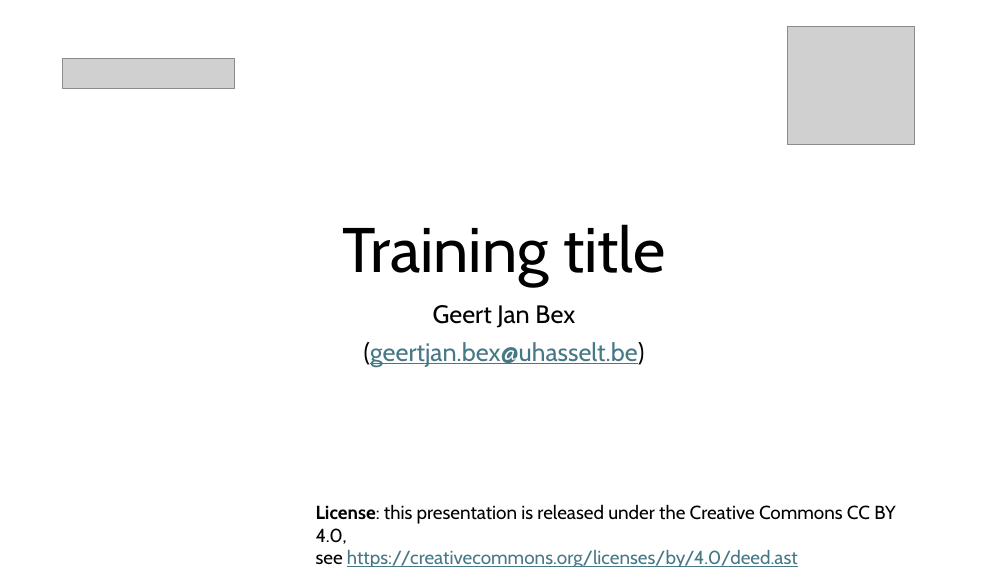
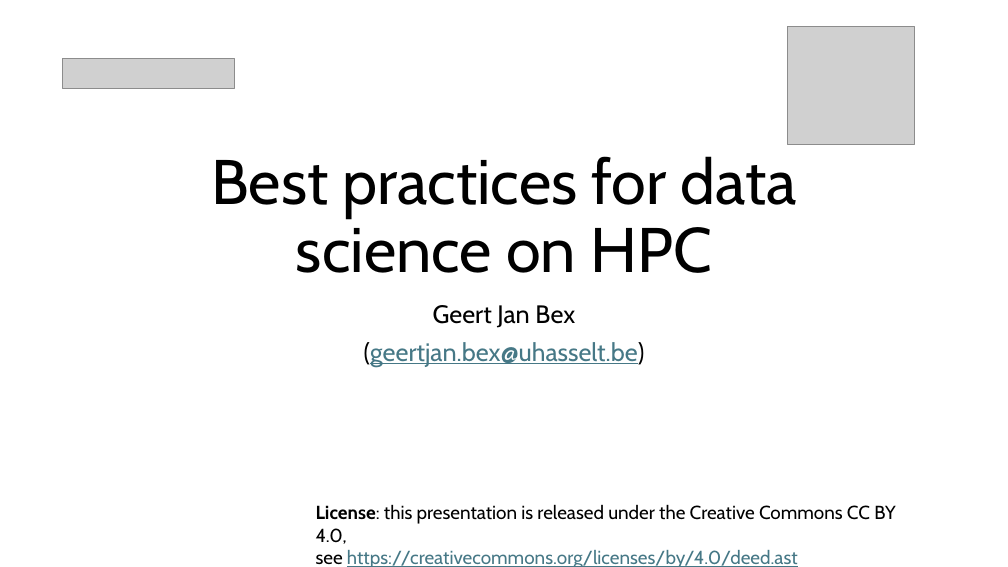
Before and after one commit to gjbex/Best-practices-for-data-science-on-HPC, a slide deck: slide 1 of best_practices_for_data_science_on_hpc.pptx. Drawn at 1008x567 pixels with LibreOffice and Linux fonts; fonts in the diff are those of the drawing; grey boxes stand for pictures. Boxes give left, top, right and bottom in pixels: in the first picture for what was removed or moved away, otherwise in the second. Text is boxed around its words. In the diff, an @@ line names an element or a change of style, - is before the commit and + after.

```diff
--- a/best_practices_for_data_science_on_hpc.pptx
+++ b/best_practices_for_data_science_on_hpc.pptx
@@ title at (211, 156, 797, 273): text changed @@
-Training title
+Best practices for data science on HPC
```
Also in this commit, not shown: 1 slide added, 1 slide removed.
